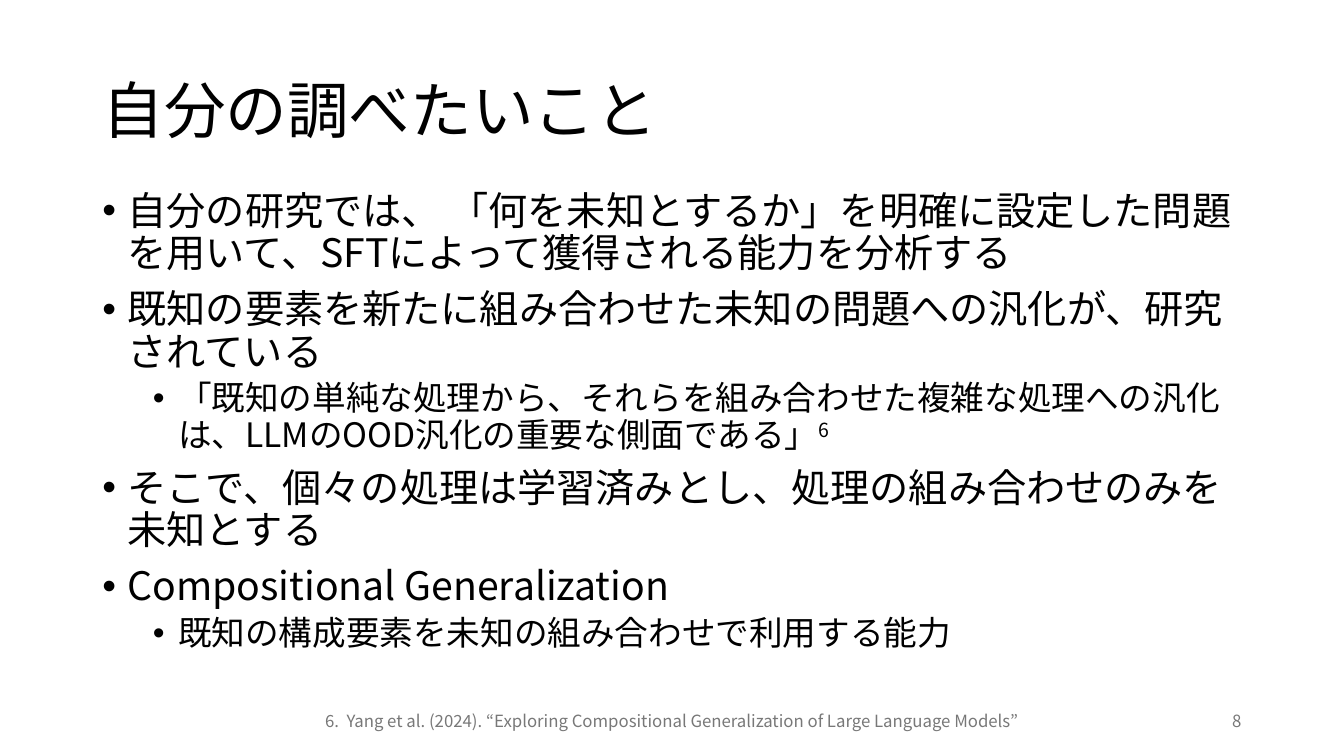
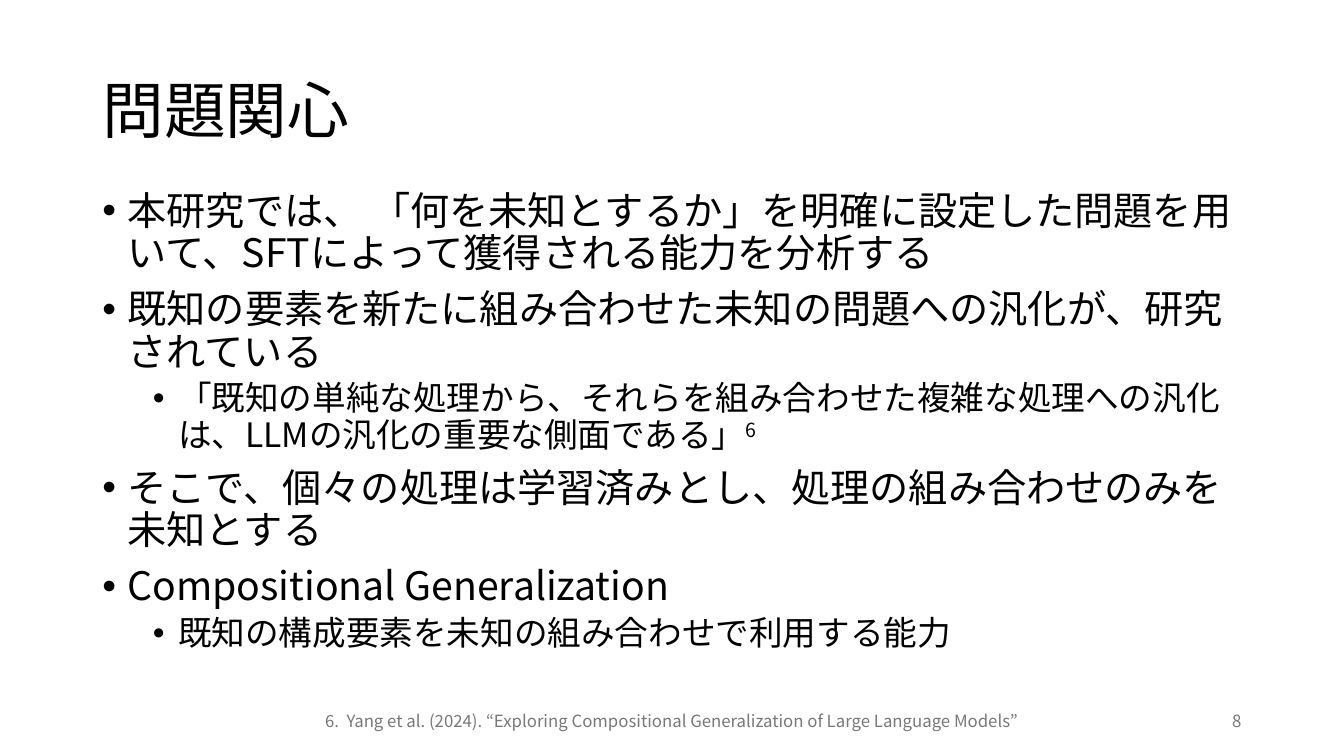
Before and after one commit to rollotea/array-task, a slide deck: slide 8 of 生成AIの追加学習による問題.pptx. Drawn at 1344x756 pixels with LibreOffice and Linux fonts; fonts in the diff are those of the drawing. Boxes give left, top, right and bottom in pixels: in the first picture for what was removed or moved away, otherwise in the second. Text is boxed around its words. In the diff, an @@ line names an element or a change of style, - is before the commit and + after.

Commit message:
Update

```diff
--- a/生成AIの追加学習による問題.pptx
+++ b/生成AIの追加学習による問題.pptx
@@ title at [102,81,348,138]: text changed @@
-自分の調べたいこと
+問題関心
@@ text at [128,191,1231,271]: text changed @@
-• 自分の研究では、 「何を未知とするか」を明確に設定した問題を用いて、SFTによって獲得される能力を分析する
+• 本研究では、 「何を未知とするか」を明確に設定した問題を用いて、SFTによって獲得される能力を分析する
@@ text at [178,381,1220,450]: text changed @@
-  • 「既知の単純な処理から、それらを組み合わせた複雑な処理への汎化は、LLMのOOD汎化の重要な側面である」6
+  • 「既知の単純な処理から、それらを組み合わせた複雑な処理への汎化は、LLMの汎化の重要な側面である」6
```
Also in this commit, not shown: 5 other slides changed, 1 slide added.
